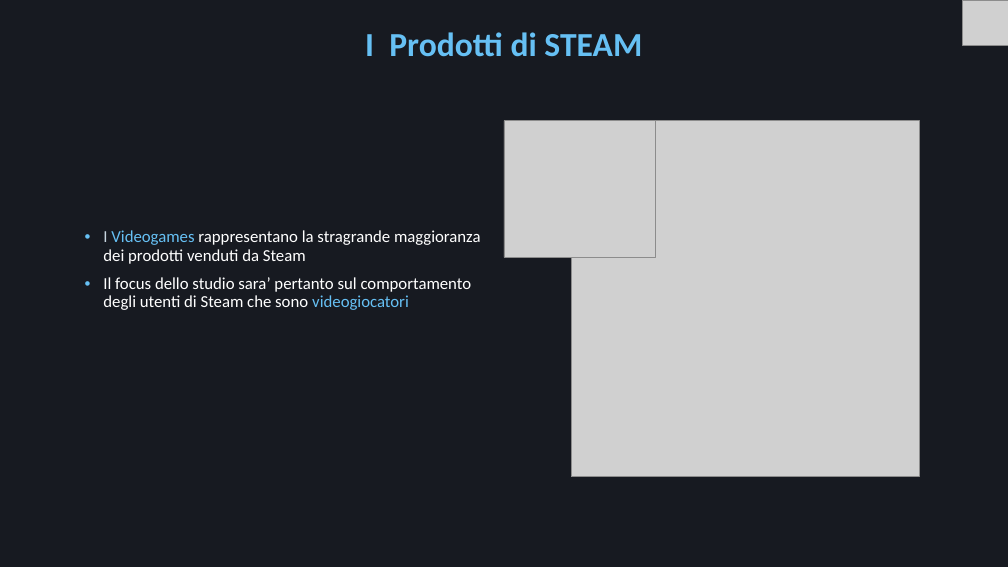
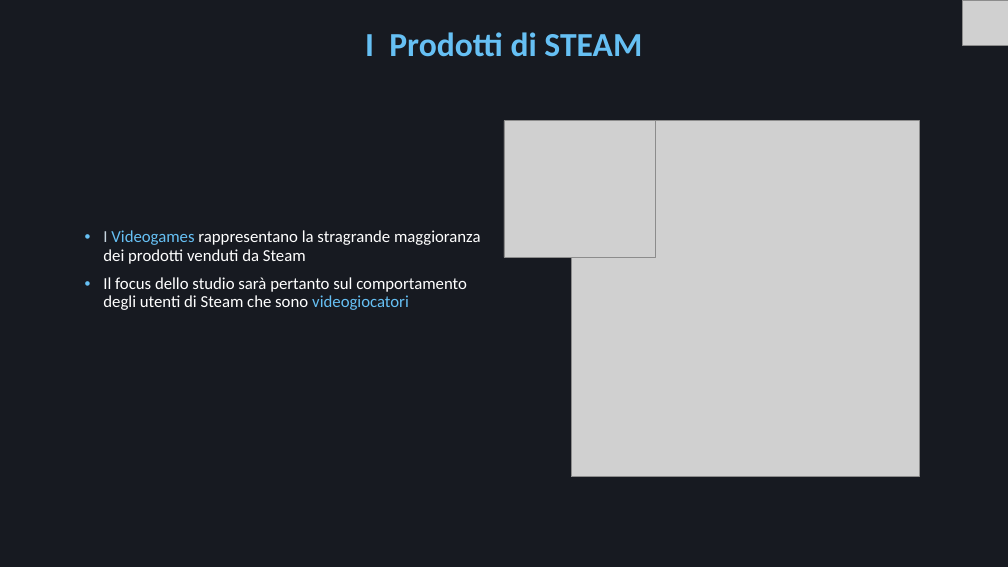
Before and after one commit to Mora11231/VisualizzazioneScientifica, a slide deck: slide 4 of Steam.pptx. Drawn at 1008x567 pixels with LibreOffice and Linux fonts; fonts in the diff are those of the drawing; grey boxes stand for pictures. Boxes give left, top, right and bottom in pixels: in the first picture for what was removed or moved away, otherwise in the second. Text is boxed around its words. In the diff, an @@ line names an element or a change of style, - is before the commit and + after.

```diff
--- a/Steam.pptx
+++ b/Steam.pptx
@@ text at (103, 277, 467, 310): text changed @@
-• Il focus dello studio sara’ pertanto sul comportamento degli utenti di Steam che sono videogiocatori
+• Il focus dello studio sarà pertanto sul comportamento degli utenti di Steam che sono videogiocatori
```
Also in this commit, not shown: 11 other slides changed.
